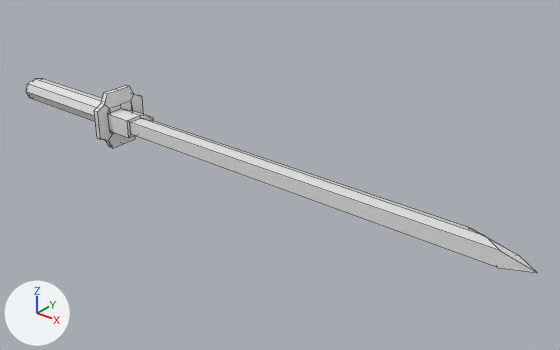
Renders of the Blender file Goddess spire/Assets/Assets/3D/katanatest.blend from each side of a commit.
Before and after are seen from a 50 mm camera at (52.37, -34.16, 21.0) aimed at (23.71, 1.67, -1.22). Arrows for +X, +Y and +Z are at lower left; the lights stay in place. Mesh edges are drawn as thin lines.

Script lines for the objects in view, before the commit:
```python
mat_material = principled_material('Material')
mat_material.base_color = (0.8, 0.8, 0.8)  # white #e7e7e7
me_cube = bpy.data.meshes.new('Cube')
me_cube.from_pydata(...)  # 90 vertices, 78 faces; spans x -0.7..42.1, y -2.1..2.1, z -2.1..2.1
me_cube.materials.append(mat_material)  # white #e7e7e7
# before: 8 (38.8, 0.0, 0.4) at pixel (485, 236), 9 (38.8, 0.0, -0.4), 25 (37.4, 1.0, 0.0) at pixel (468, 227), 34 (40.7, 0.0, 0.0) at pixel (518, 255)
ob_cube = bpy.data.objects.new('Cube', me_cube)
ob_cube.location = (0.0, 0.0, 0.0)
```
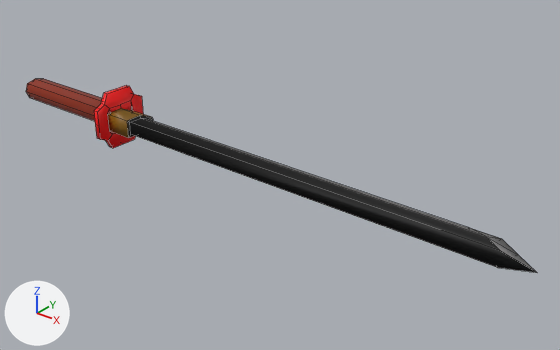
Pixel boxes (x1, y1, x2, y2) of what changed, in the pictures (560 x 350 px):
'Cube', surface changed, reshaped (grey to black): (26, 79, 537, 273) in both
part 1 of me_cube, built on: after (470, 228, 517, 254)
part 2 of me_cube, shading changed: (26, 79, 537, 273) in both

Edits to the bpy script that builds the scene:
```text
Add img_katana1_colors:
    img_katana1_colors = load_image('katana1 colors', '../Materials/parts/weapons/katana1/katana1 colors.png', 256, 256, 'sRGB')
Change mat_material:
    remove mat_material.base_color = (0.8, 0.8, 0.8)  # white #e7e7e7
    add mat_material.texture = img_katana1_colors
Change me_cube:
    used by ob_cube; location = (0.0, 0.0, 0.0)
    verts and faces of me_cube; kept vertices keep their numbers, new ones are numbered from 90
    remove me_cube.from_pydata(...)  # 90 vertices, 78 faces; spans x -0.7..42.1, y -2.1..2.1, z -2.1..2.1
    add me_cube.from_pydata(...)  # 91 vertices, 80 faces; spans x -0.7..42.1, y -2.1..2.1, z -2.1..2.1
    me_cube part 1
    add delete_faces([(8, 34, 25), (9, 25, 34)])
    add verts[90] = (39.3, 1.0, 0.0)  # pixel (501, 238)
    add faces += [(8, 34, 90), (9, 25, 90), (8, 90, 25), (9, 90, 34)]
    me_cube part 2: 76 kept faces spanning x -0.7..42.1, y -2.1..2.1, z -2.1..2.1 are now shaded smooth
```
